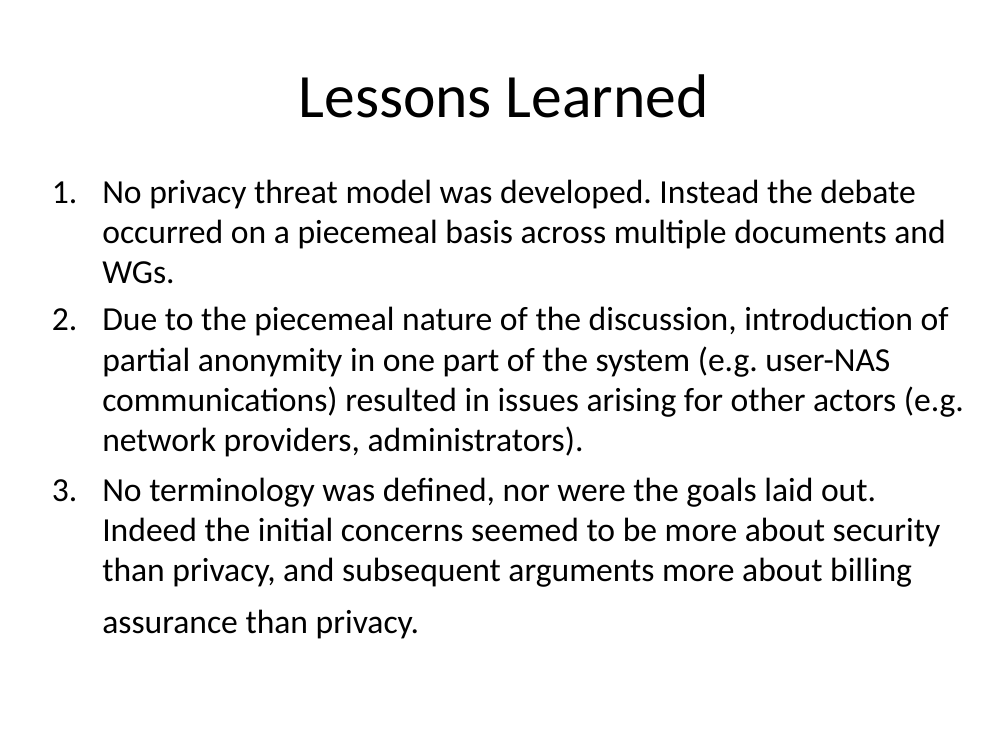
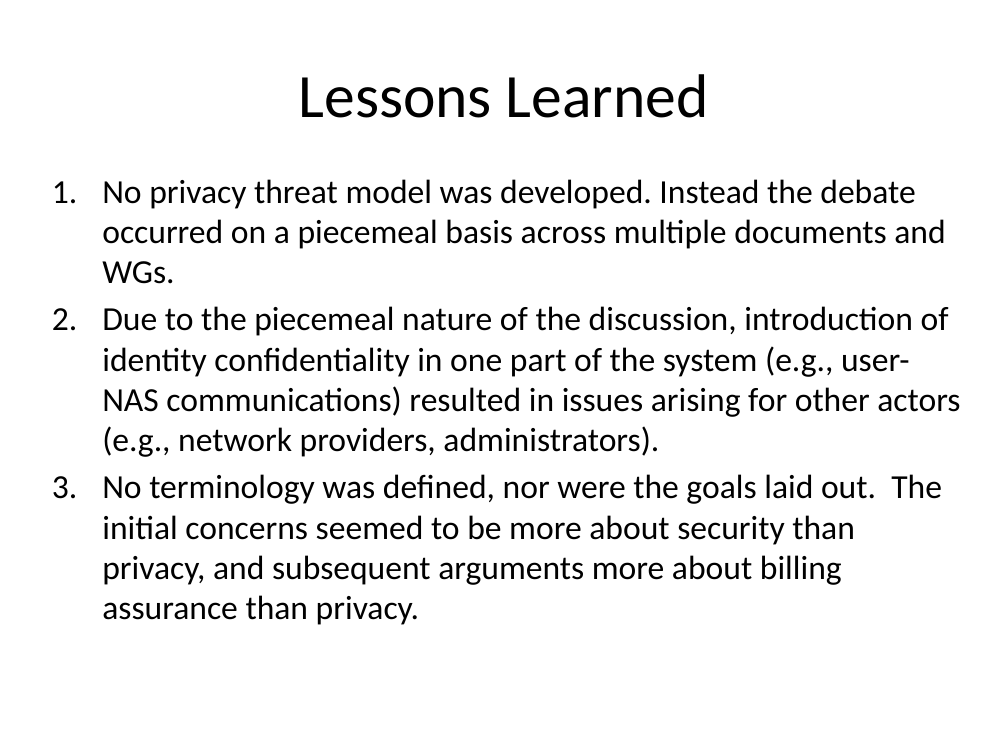
Before and after one commit to hannestschofenig/tschofenig-ids, a slide deck: slide 15 of PrivacyTutorial/iab-privacy-considerations.pptx (slide 41 before the commit). Drawn at 1008x756 pixels with LibreOffice and Linux fonts; fonts in the diff are those of the drawing. Boxes give left, top, right and bottom in pixels: in the first picture for what was removed or moved away, otherwise in the second. Text is boxed around its words. In the diff, an @@ line names an element or a change of style, - is before the commit and + after.

```diff
--- a/PrivacyTutorial/iab-privacy-considerations.pptx
+++ b/PrivacyTutorial/iab-privacy-considerations.pptx
@@ text at [102,306,960,625]: text changed @@
-2. Due to the piecemeal nature of the discussion, introduction of partial anonymity in one part of the system (e.g. user-NAS communications) resulted in issues arising for other actors (e.g. network providers, administrators).
-3. No terminology was defined, nor were the goals laid out. Indeed the initial concerns seemed to be more about security than privacy, and subsequent arguments more about billing assurance than privacy.
+2. Due to the piecemeal nature of the discussion, introduction of identity confidentiality in one part of the system (e.g., user-NAS communications) resulted in issues arising for other actors (e.g., network providers, administrators).
+3. No terminology was defined, nor were the goals laid out. The initial concerns seemed to be more about security than privacy, and subsequent arguments more about billing assurance than privacy.
```
Also in this commit, not shown: 17 other slides changed, 3 slides added, 18 slides removed.
